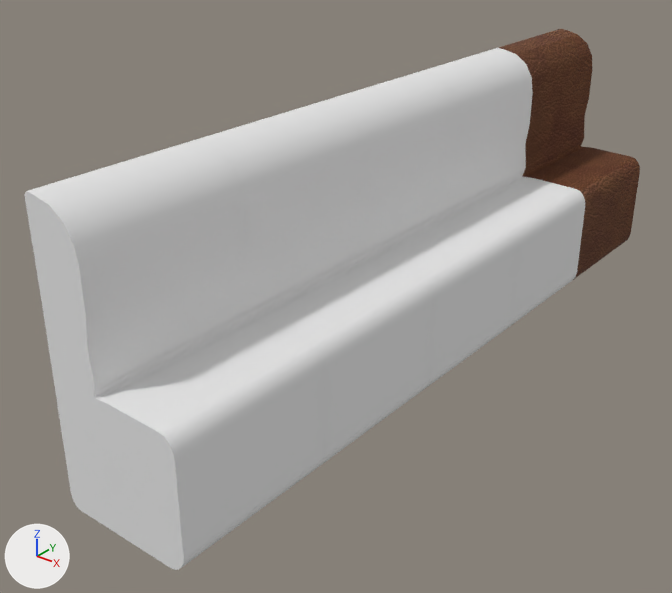
An edit to the OBJ model PantyHouse/models/sofa3.obj, drawn before and after from the same camera.
Both versions are drawn from a camera (50 mm lens) standing at (180.0, -304.0, 130.0) and looking at (-19.0, -56.0, -24.0). The lights are fixed; the arrows at lower left show +X, +Y and +Z. Where no turn or scale is listed for an object, it has been applied to the vertices.

The older version as bpy lines, for what is in view:
```python
me_sofa3 = bpy.data.meshes.new('sofa3')
me_sofa3.from_pydata(...)  # 360 vertices, 700 faces; spans x -25.0..25.0, y -177.0..124.0, z -50.0..50.0
# faces by material slot: [140, 560]
me_sofa3.materials.append(mat_cassette2_blinn13sg)  # picture img_sofa3_bmp
me_sofa3.materials.append(mat_blinn14sg1)  # white #e7e7e7
ob_sofa3 = bpy.data.objects.new('sofa3', me_sofa3)
ob_sofa3.location = (0.0, 0.0, 0.0)
```
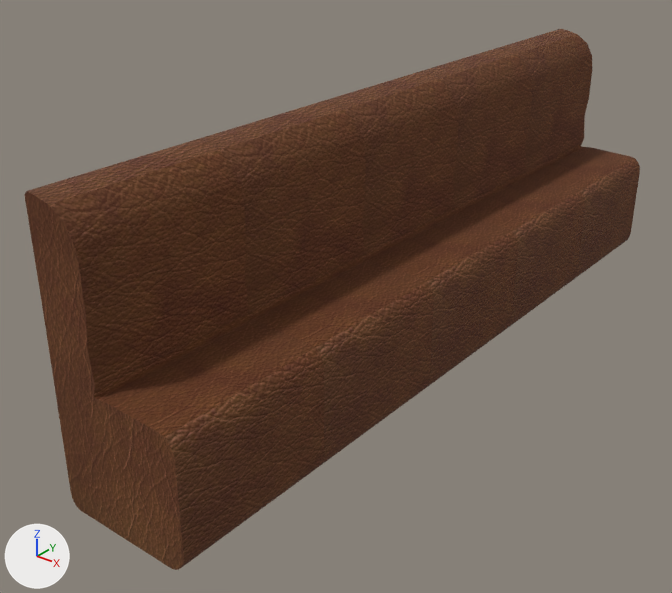
Edits to the scene script, one JSON object a line:
```json
{"block": "me_sofa3", "where": "me_sofa3.from_pydata(...)  # 360 vertices, 700 faces; spans x -25.0..25.0, y -177.0..124.0, z -50.0..50.0"}
{"block": "me_sofa3", "where": "# used by ob_sofa3; location = (0.0, 0.0, 0.0)"}
{"block": "me_sofa3", "change": "me_sofa3 part 1: all 560 faces that had it switch from mat_blinn14sg1 (white #e7e7e7) to mat_cassette2_blinn13sg (picture img_sofa3_bmp)"}
```

What differs and where, as boxes (x1, y1, x2, y2) in the pictures (672 x 593 px):
```json
{"part": 1, "of": "me_sofa3", "change": "recoloured", "before": [24, 48, 585, 570], "after": [24, 48, 585, 570], "on screen": "grey to brown"}
```
